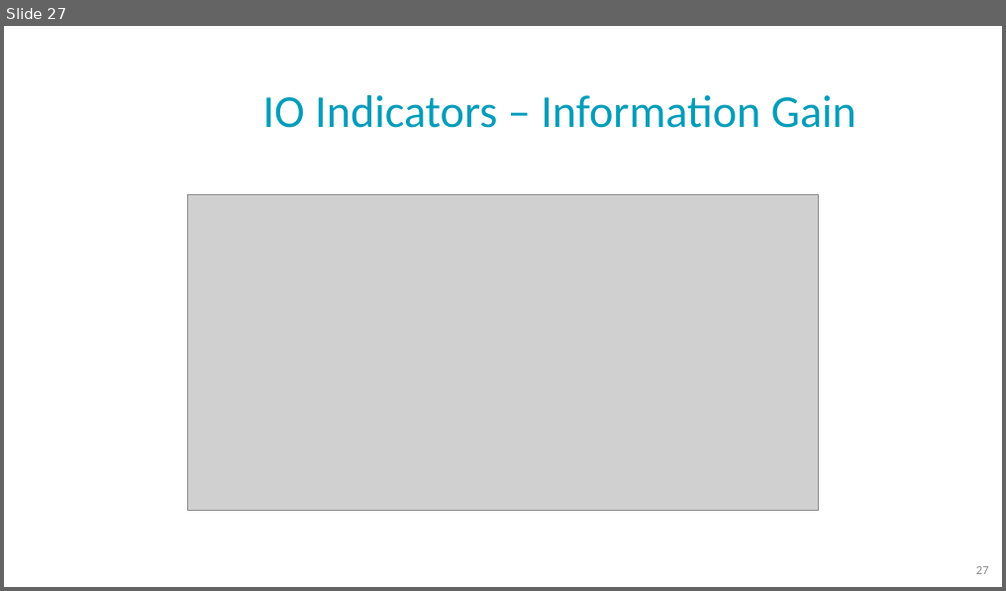
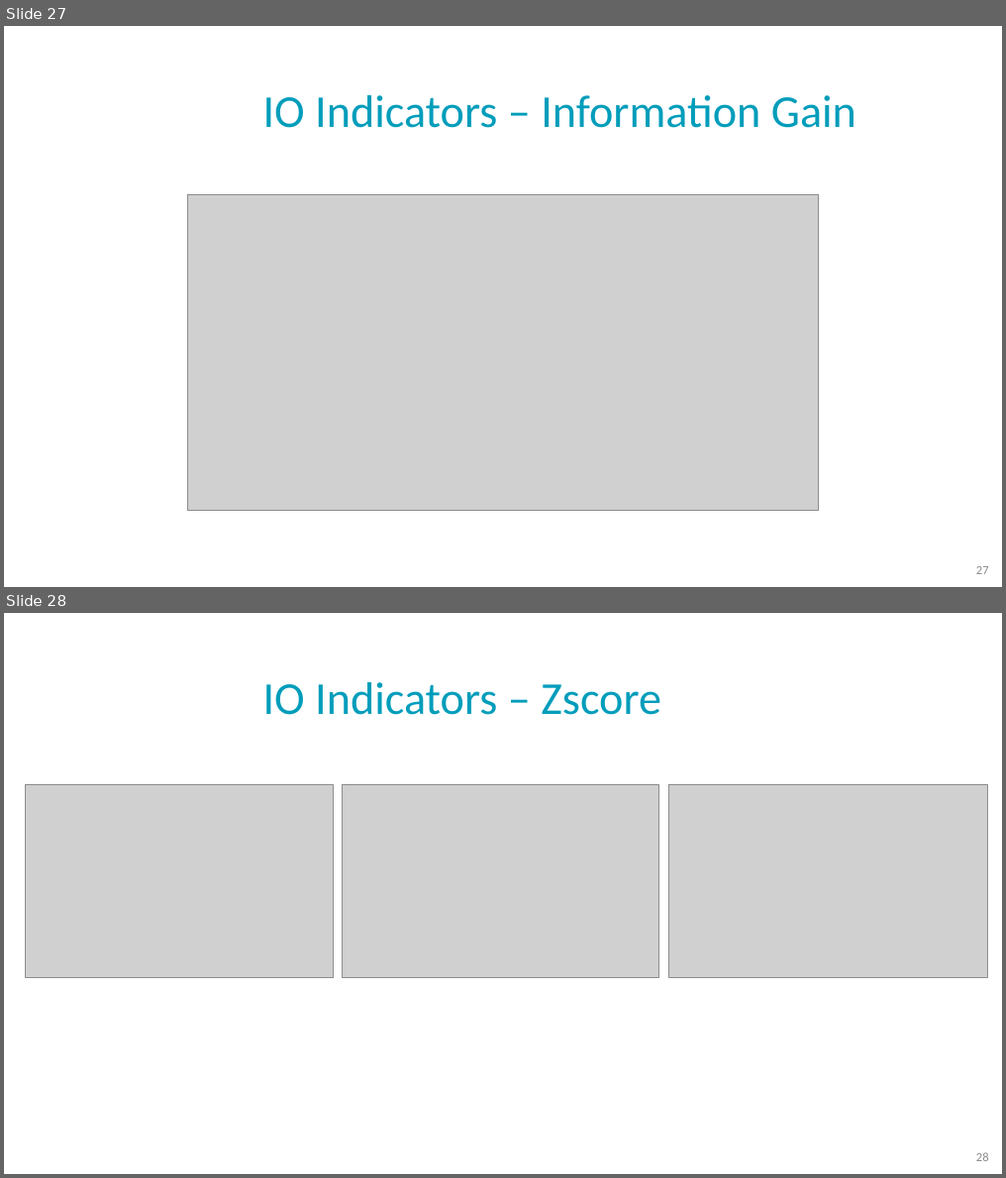
Before and after one commit to NoaTal1996/Backbone-Graph, a slide deck: docs/cbg_saback.pptx. Shown one above the other, each under a label of ours: slide 27 before the commit, slides 27 and 28 after it. The pictures are 1006x591 and 1006x1178 pixels, drawn with LibreOffice and Linux fonts; fonts in the diff are those of the drawing; grey boxes stand for pictures; background and template pictures are left out. Boxes give left, top, right and bottom in pixels: in the first picture for what was removed or moved away, otherwise in the second. Text is boxed around its words. In the diff, an @@ line names an element or a change of style, - is before the commit and + after.

```diff
--- a/docs/cbg_saback.pptx
+++ b/docs/cbg_saback.pptx
@@ slide 28 added at box(4, 613, 1002, 1174), background picture (left out) @@
@@ title added at box(263, 682, 661, 715), 44 pt, text #009DBB @@
+IO Indicators – Zscore
@@ picture added at box(25, 784, 333, 977) @@
@@ picture added at box(343, 784, 659, 977) @@
@@ picture added at box(669, 784, 988, 977) @@
@@ page number added at box(976, 1153, 989, 1161), 12 pt, text #8C8C8C @@
+28
```
Also in this commit, not shown: 1 slide changed, 1 other slide added.
